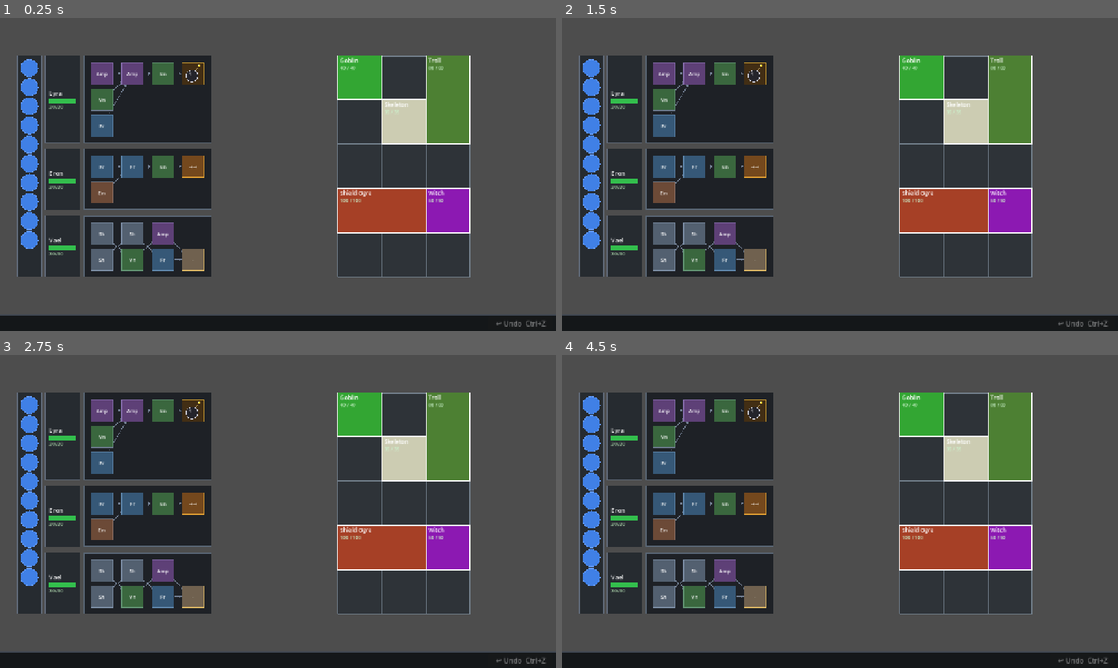
Above: before the commit, frames 1-4 (two rows, left to right).
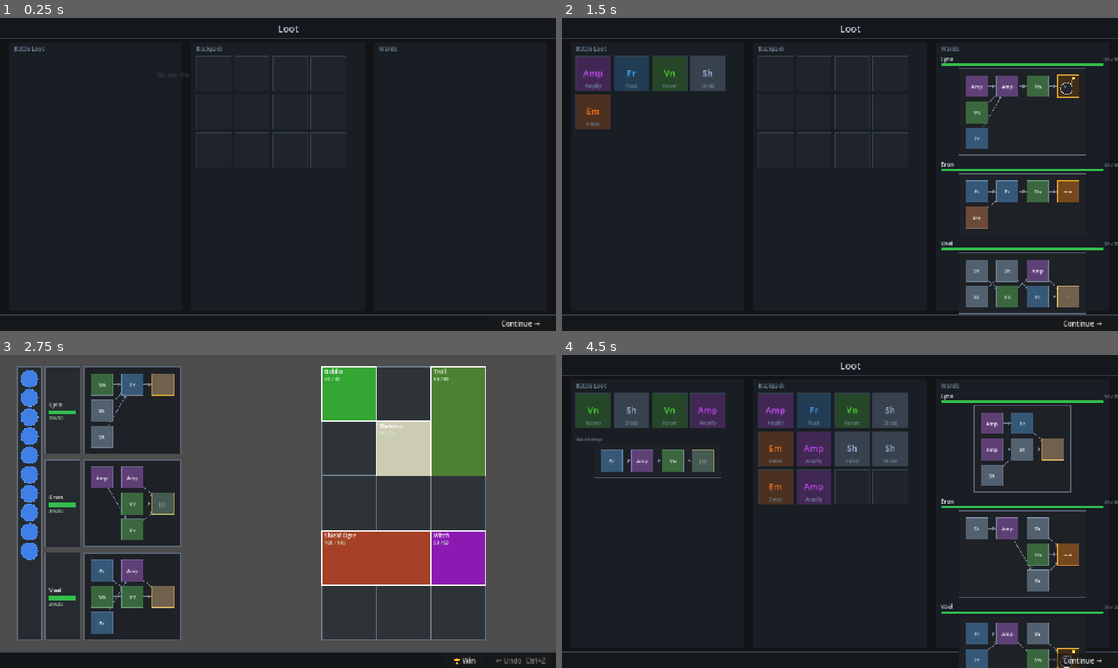
Above: after the commit, the same moments.

Repository: MoYapro/magic-monster-battle
Game: Godot game, scene res://scenes/loot/loot_screen.tscn
Same seed, same stepped clock (60 frames per second), same inputs: the game is played once before the commit and once after it. Before the commit the project starts from res://scenes/battle/battle_scene.tscn.
Inputs (mouse positions are in pixels of both pictures, inside the frame that each line leads up to):
- Up to frame 1 (0.25 s): no input
- Up to frame 2 (1.5 s): click (1084, 324) at 0.5 s, where only the run after the commit has a clickable "Continue →"; click (1029, 324) at 1.25 s, where only the run after the commit has a clickable "🏆 Win"
- Up to frame 3 (2.75 s): click (522, 661) at 2 s, where only the run after the commit has a clickable "Continue →"
- Up to frame 4 (4.5 s): click (1029, 661) at 2.75 s, where only the run after the commit has a clickable "🏆 Win"; click (1084, 661) at 3.5 s, where only the run after the commit has a clickable "Continue →"; click (1029, 661) at 4.25 s, where only the run after the commit has a clickable "🏆 Win"

The runs differ from the first frame. In frame 1, 71% of the frame differs, in the area x 0-100%, y 0-99%; in frame 2, 75%; in frame 3, 29%; in frame 4, 74%.

Commit message:
drag spells on loot screen between loot and backpack

Diff:
--- a/project.godot
+++ b/project.godot
@@ -15,9 +15,13 @@
 [application]
 
 config/name="Wand Magic"
-run/main_scene="res://scenes/battle/battle_scene.tscn"
+run/main_scene="res://scenes/loot/loot_screen.tscn"
 config/features=PackedStringArray("4.6", "GL Compatibility")
-config/main_scene="res://scenes/battle/battle_scene.tscn"
+config/main_scene="res://scenes/loot/loot_screen.tscn"
+
+[autoload]
+
+GameState="*res://scripts/game_state.gd"
 
 [display]
 
--- /dev/null
+++ b/scenes/loot/loot_screen.tscn
@@ -0,0 +1,6 @@
+[gd_scene load_steps=2 format=3]
+
+[ext_resource type="Script" path="res://scripts/loot/loot_screen.gd" id="1"]
+
+[node name="LootScreen" type="Node2D"]
+script = ExtResource("1")
--- a/scripts/battle/battle_scene.gd
+++ b/scripts/battle/battle_scene.gd
@@ -53,6 +53,13 @@
 	sep.position = Vector2(0, SCREEN_H - BOTTOM_BAR_H)
 	sep.size = Vector2(SCREEN_W, 1)
 	layer.add_child(sep)
+
+	var win_button := Button.new()
+	win_button.text = "🏆 Win"
+	win_button.size = Vector2(90, BOTTOM_BAR_H - 10)
+	win_button.position = Vector2(SCREEN_W - 256, SCREEN_H - BOTTOM_BAR_H + 5)
+	win_button.pressed.connect(_on_battle_won)
+	layer.add_child(win_button)
 
 	_undo_button = Button.new()
 	_undo_button.text = "↩ Undo  Ctrl+Z"
@@ -170,7 +177,28 @@
 
 func _on_battle_won() -> void:
 	_cancel_targeting()
+	var wands: Array[WandData] = []
+	for wd: WandDisplay in _wand_displays:
+		wands.append(wd.get_wand_data())
+	GameState.mages = _mages
+	GameState.wands = wands
+	_generate_loot()
 	get_tree().change_scene_to_file("res://scenes/loot/loot_screen.tscn")
+
+
+func _generate_loot() -> void:
+	var rng := RandomNumberGenerator.new()
+	rng.randomize()
+	GameState.pending_loot.clear()
+	GameState.pending_loot_wand = null
+	for _enemy: EnemyData in _setup.enemies:
+		var roll := rng.randf()
+		if roll < 0.15:
+			pass  # no drop
+		elif roll < 0.35 and GameState.pending_loot_wand == null:
+			GameState.pending_loot_wand = WandGenerator.generate(rng)
+		else:
+			GameState.pending_loot.append(WandGenerator._pick_body_spell(rng))
 
 
 func _refresh_enemy_grid(state: BattleState) -> void:
--- /dev/null
+++ b/scripts/game_state.gd
@@ -0,0 +1,10 @@
+extends Node
+
+# Persistent game state passed between scenes.
+
+var mages: Array[MageData] = []
+var wands: Array[WandData] = []
+var backpack: Array[SpellData] = []
+var backpack_wands: Array[WandData] = []
+var pending_loot: Array[SpellData] = []
+var pending_loot_wand: WandData = null
--- /dev/null
+++ b/scripts/loot/loot_screen.gd
@@ -0,0 +1,332 @@
+extends Node2D
+
+const SCREEN_W := 1280.0
+const SCREEN_H := 720.0
+const HEADER_H := 48.0
+const BOTTOM_BAR_H := 38.0
+
+const MARGIN_X := 20.0
+const PANEL_W := 400.0
+const PANEL_GAP := 20.0
+const PANEL_TOP := HEADER_H + 8.0
+const PANEL_H := SCREEN_H - PANEL_TOP - BOTTOM_BAR_H - 8.0
+
+const LOOT_X := MARGIN_X
+const PACK_X := LOOT_X + PANEL_W + PANEL_GAP
+const WAND_X := PACK_X + PANEL_W + PANEL_GAP
+
+const CARD_SIZE := 80.0
+const CARD_GAP := 8.0
+const CARDS_PER_ROW := 4
+const BACKPACK_SLOTS := 12
+
+const COLOR_BG             := Color(0.07, 0.08, 0.09)
+const COLOR_PANEL          := Color(0.10, 0.12, 0.14)
+const COLOR_BORDER         := Color(0.22, 0.26, 0.30)
+const COLOR_HEADER_BG      := Color(0.08, 0.09, 0.11)
+const COLOR_SCREEN_TITLE   := Color(0.85, 0.90, 0.95)
+const COLOR_SECTION        := Color(0.45, 0.52, 0.60)
+const COLOR_MAGE_NAME      := Color(0.85, 0.90, 0.95)
+const COLOR_SLOT_EMPTY     := Color(0.12, 0.14, 0.16)
+const COLOR_SLOT_BORDER    := Color(0.20, 0.24, 0.28)
+const COLOR_HP_FULL        := Color(0.20, 0.75, 0.30)
+const COLOR_HP_LOW         := Color(0.85, 0.20, 0.15)
+const COLOR_HP_BG          := Color(0.10, 0.12, 0.14)
+const COLOR_DROP_HIGHLIGHT := Color(1.00, 0.85, 0.20, 0.12)
+const COLOR_DROP_BORDER    := Color(1.00, 0.85, 0.20, 0.80)
+
+var _equip_wand_displays: Array[WandDisplay] = []
+var _mage_row_ys: Array[float] = []
+var _loot_wand_display: WandDisplay = null
+
+# --- drag state ---
+var _dragging: SpellData = null
+var _drag_source: String = ""   # "loot" | "backpack"
+var _drag_pos: Vector2 = Vector2.ZERO
+
+
+func _ready() -> void:
+	_build_loot_wand()
+	_build_equip_wands()
+	_build_bottom_bar()
+
+
+func _draw() -> void:
+	draw_rect(Rect2(Vector2.ZERO, Vector2(SCREEN_W, SCREEN_H)), COLOR_BG, true)
+	_draw_header()
+	_draw_loot_panel()
+	_draw_backpack_panel()
+	_draw_equip_wand_panel()
+	_draw_bottom_bar_bg()
+	if _dragging != null:
+		_draw_spell_card(_drag_pos - Vector2(CARD_SIZE * 0.5, CARD_SIZE * 0.5), _dragging)
+
+
+# --- input ---
+
+func _input(event: InputEvent) -> void:
+	if event is InputEventMouseMotion:
+		if _dragging != null:
+			_drag_pos = (event as InputEventMouseMotion).position
+			queue_redraw()
+		return
+	if not (event is InputEventMouseButton):
+		return
+	var mb := event as InputEventMouseButton
+	if mb.button_index != MOUSE_BUTTON_LEFT:
+		return
+	if mb.pressed:
+		_try_start_drag(mb.position)
+	else:
+		_end_drag(mb.position)
+
+
+func _try_start_drag(pos: Vector2) -> void:
+	var loot_idx := _card_index_at(pos, LOOT_X, GameState.pending_loot.size())
+	if loot_idx >= 0:
+		_dragging = GameState.pending_loot[loot_idx]
+		GameState.pending_loot.remove_at(loot_idx)
+		_drag_source = "loot"
+		_drag_pos = pos
+		_reposition_loot_wand()
+		get_viewport().set_input_as_handled()
+		queue_redraw()
+		return
+	var pack_idx := _card_index_at(pos, PACK_X, GameState.backpack.size())
+	if pack_idx >= 0:
+		_dragging = GameState.backpack[pack_idx]
+		GameState.backpack.remove_at(pack_idx)
+		_drag_source = "backpack"
+		_drag_pos = pos
+		get_viewport().set_input_as_handled()
+		queue_redraw()
+
+
+func _end_drag(pos: Vector2) -> void:
+	if _dragging == null:
+		return
+	if _panel_rect(LOOT_X).has_point(pos):
+		GameState.pending_loot.append(_dragging)
+	elif _panel_rect(PACK_X).has_point(pos) and GameState.backpack.size() < BACKPACK_SLOTS:
+		GameState.backpack.append(_dragging)
+	elif _drag_source == "loot":
+		GameState.pending_loot.append(_dragging)
+	else:
+		GameState.backpack.append(_dragging)
+	_dragging = null
+	_drag_source = ""
+	_reposition_loot_wand()
+	queue_redraw()
+
+
+# --- hit testing helpers ---
+
+func _card_index_at(pos: Vector2, panel_x: float, count: int) -> int:
+	for i in count:
+		if _card_rect(panel_x, i).has_point(pos):
+			return i
+	return -1
+
+
+func _card_rect(panel_x: float, index: int) -> Rect2:
+	return Rect2(
+		Vector2(
+			panel_x + 12.0 + float(index % CARDS_PER_ROW) * (CARD_SIZE + CARD_GAP),
+			PANEL_TOP + 32.0 + float(index / CARDS_PER_ROW) * (CARD_SIZE + CARD_GAP)
+		),
+		Vector2(CARD_SIZE, CARD_SIZE)
+	)
+
+
+func _panel_rect(panel_x: float) -> Rect2:
+	return Rect2(Vector2(panel_x, PANEL_TOP), Vector2(PANEL_W, PANEL_H))
+
+
+# --- header ---
+
+func _draw_header() -> void:
+	draw_rect(Rect2(Vector2.ZERO, Vector2(SCREEN_W, HEADER_H)), COLOR_HEADER_BG, true)
+	draw_rect(Rect2(Vector2(0, HEADER_H - 1), Vector2(SCREEN_W, 1)), COLOR_BORDER, true)
+	draw_string(ThemeDB.fallback_font,
+			Vector2(SCREEN_W * 0.5, HEADER_H * 0.5 + 9.0),
+			"Loot", HORIZONTAL_ALIGNMENT_CENTER, -1, 22, COLOR_SCREEN_TITLE)
+
+
+# --- panels ---
+
+func _draw_panel_frame(panel_x: float, title: String) -> void:
+	var r := _panel_rect(panel_x)
+	draw_rect(r, COLOR_PANEL, true)
+	draw_rect(r, COLOR_BORDER, false, 1.0)
+	draw_string(ThemeDB.fallback_font,
+			Vector2(panel_x + 12.0, PANEL_TOP + 20.0),
+			title, HORIZONTAL_ALIGNMENT_LEFT, -1, 13, COLOR_SECTION)
+
+
+func _draw_drop_highlight(panel_x: float) -> void:
+	if _dragging == null:
+		return
+	if not _panel_rect(panel_x).has_point(_drag_pos):
+		return
+	draw_rect(_panel_rect(panel_x), COLOR_DROP_HIGHLIGHT, true)
+	draw_rect(_panel_rect(panel_x), COLOR_DROP_BORDER, false, 2.0)
+
+
+# --- loot panel ---
+
+func _draw_loot_panel() -> void:
+	_draw_panel_frame(LOOT_X, "Battle Loot")
+	_draw_drop_highlight(LOOT_X)
+	var spells := GameState.pending_loot
+	var has_wand := GameState.pending_loot_wand != null
+	if spells.is_empty() and not has_wand:
+		draw_string(ThemeDB.fallback_font,
+				Vector2(LOOT_X + PANEL_W * 0.5, PANEL_TOP + 80.0),
+				"No loot this battle",
+				HORIZONTAL_ALIGNMENT_CENTER, PANEL_W, 13, COLOR_SLOT_BORDER)
+		return
+	if not spells.is_empty():
+		_draw_spell_grid(LOOT_X, spells, -1)
+	if has_wand:
+		draw_string(ThemeDB.fallback_font,
+				Vector2(LOOT_X + 12.0, _loot_wand_y() - 4.0),
+				"Wand drop", HORIZONTAL_ALIGNMENT_LEFT, -1, 11, COLOR_SECTION)
+
+
+# --- backpack panel ---
+
+func _draw_backpack_panel() -> void:
+	_draw_panel_frame(PACK_X, "Backpack")
+	_draw_drop_highlight(PACK_X)
+	_draw_spell_grid(PACK_X, GameState.backpack, BACKPACK_SLOTS)
+
+
+# --- spell grid ---
+
+func _draw_spell_grid(panel_x: float, spells: Array[SpellData], total_slots: int) -> void:
+	var count := total_slots if total_slots >= 0 else spells.size()
+	for i in count:
+		var pos := _card_rect(panel_x, i).position
+		if i < spells.size():
+			_draw_spell_card(pos, spells[i])
+		else:
+			_draw_empty_slot(pos)
+
+
+func _draw_spell_card(pos: Vector2, spell: SpellData) -> void:
+	var rect := Rect2(pos, Vector2(CARD_SIZE, CARD_SIZE))
+	var tint := spell.element_color
+	tint.a = 0.22
+	draw_rect(rect, tint, true)
+	draw_rect(rect, COLOR_SLOT_BORDER, false, 1.0)
+	var font := ThemeDB.fallback_font
+	var label := spell.abbreviation if not spell.abbreviation.is_empty() else "?"
+	draw_string(font,
+			Vector2(pos.x, pos.y + CARD_SIZE * 0.5 + 6.0),
+			label, HORIZONTAL_ALIGNMENT_CENTER, CARD_SIZE, 20,
+			Color(spell.element_color.r, spell.element_color.g, spell.element_color.b))
+	draw_string(font,
+			Vector2(pos.x, pos.y + CARD_SIZE - 8.0),
+			spell.display_name, HORIZONTAL_ALIGNMENT_CENTER, CARD_SIZE, 10, COLOR_SECTION)
+
+
+func _draw_empty_slot(pos: Vector2) -> void:
+	draw_rect(Rect2(pos, Vector2(CARD_SIZE, CARD_SIZE)), COLOR_SLOT_EMPTY, true)
+	draw_rect(Rect2(pos, Vector2(CARD_SIZE, CARD_SIZE)), COLOR_SLOT_BORDER, false, 1.0)
+
+
+# --- equipped wand panel ---
+
+func _draw_equip_wand_panel() -> void:
+	_draw_panel_frame(WAND_X, "Wands")
+	for i in _mage_row_ys.size():
+		if i >= GameState.mages.size():
+			break
+		_draw_mage_header(GameState.mages[i], _mage_row_ys[i])
+
+
+func _draw_mage_header(mage: MageData, row_y: float) -> void:
+	var pad := 12.0
+	var font := ThemeDB.fallback_font
+	draw_string(font, Vector2(WAND_X + pad, row_y + 14.0),
+			mage.name, HORIZONTAL_ALIGNMENT_LEFT, -1, 13, COLOR_MAGE_NAME)
+	draw_string(font, Vector2(WAND_X + PANEL_W - pad, row_y + 14.0),
+			"%d / %d" % [mage.current_hp, mage.max_hp],
+			HORIZONTAL_ALIGNMENT_RIGHT, -1, 11, COLOR_SECTION)
+	var bar_y := row_y + 19.0
+	var bar_w := PANEL_W - pad * 2.0
+	draw_rect(Rect2(Vector2(WAND_X + pad, bar_y), Vector2(bar_w, 5.0)), COLOR_HP_BG, true)
+	var hp_frac := float(mage.current_hp) / float(mage.max_hp)
+	var hp_color := COLOR_HP_FULL.lerp(COLOR_HP_LOW, 1.0 - hp_frac)
+	draw_rect(Rect2(Vector2(WAND_X + pad, bar_y), Vector2(bar_w * hp_frac, 5.0)), hp_color, true)
+
+
+func _build_equip_wands() -> void:
+	var mage_header_h := 30.0
+	var row_gap := 12.0
+	var y := PANEL_TOP + 30.0
+	for wand_data: WandData in GameState.wands:
+		var wd := WandDisplay.new()
+		add_child(wd)
+		wd.setup(wand_data)
+		var wand_size := wd.get_display_size()
+		wd.position = Vector2(WAND_X + (PANEL_W - wand_size.x) * 0.5, y + mage_header_h)
+		_equip_wand_displays.append(wd)
+		_mage_row_ys.append(y)
+		y += mage_header_h + wand_size.y + row_gap
+
+
+# --- loot wand ---
+
+func _loot_wand_y() -> float:
+	var spell_rows := ceili(float(GameState.pending_loot.size()) / float(CARDS_PER_ROW))
+	var base := PANEL_TOP + 32.0 + float(spell_rows) * (CARD_SIZE + CARD_GAP)
+	return base + (12.0 if spell_rows > 0 else 0.0) + 14.0
+
+
+func _build_loot_wand() -> void:
+	if GameState.pending_loot_wand == null:
+		return
+	_loot_wand_display = WandDisplay.new()
+	add_child(_loot_wand_display)
+	_loot_wand_display.setup(GameState.pending_loot_wand)
+	_reposition_loot_wand()
+
+
+func _reposition_loot_wand() -> void:
+	if _loot_wand_display == null:
+		return
+	var wand_size := _loot_wand_display.get_display_size()
+	_loot_wand_display.position = Vector2(
+		LOOT_X + (PANEL_W - wand_size.x) * 0.5,
+		_loot_wand_y()
+	)
+
+
+# --- bottom bar ---
+
+func _draw_bottom_bar_bg() -> void:
+	var bar_y := SCREEN_H - BOTTOM_BAR_H
+	draw_rect(Rect2(Vector2(0, bar_y), Vector2(SCREEN_W, BOTTOM_BAR_H)), COLOR_HEADER_BG, true)
+	draw_rect(Rect2(Vector2(0, bar_y), Vector2(SCREEN_W, 1)), COLOR_BORDER, true)
+
+
+func _build_bottom_bar() -> void:
+	var layer := CanvasLayer.new()
+	add_child(layer)
+	var btn := Button.new()
+	btn.text = "Continue →"
+	btn.size = Vector2(148, BOTTOM_BAR_H - 10)
+	btn.position = Vector2(SCREEN_W - 156.0, SCREEN_H - BOTTOM_BAR_H + 5.0)
+	btn.pressed.connect(_on_continue_pressed)
+	layer.add_child(btn)
+
+
+func _on_continue_pressed() -> void:
+	for spell: SpellData in GameState.pending_loot:
+		GameState.backpack.append(spell)
+	GameState.pending_loot.clear()
+	if GameState.pending_loot_wand != null:
+		GameState.backpack_wands.append(GameState.pending_loot_wand)
+		GameState.pending_loot_wand = null
+	get_tree().change_scene_to_file("res://scenes/battle/battle_scene.tscn")
Not shown, added: scripts/game_state.gd.uid
Not shown, added: scripts/loot/loot_screen.gd.uid
